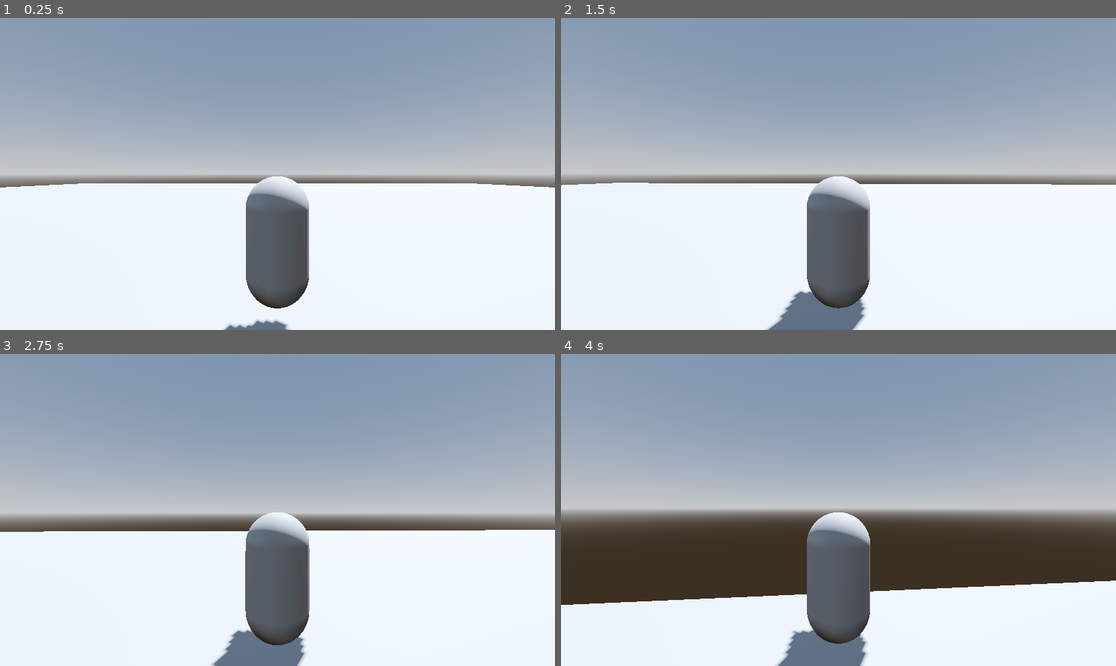
Above: before the commit, frames 1-4 (two rows, left to right).
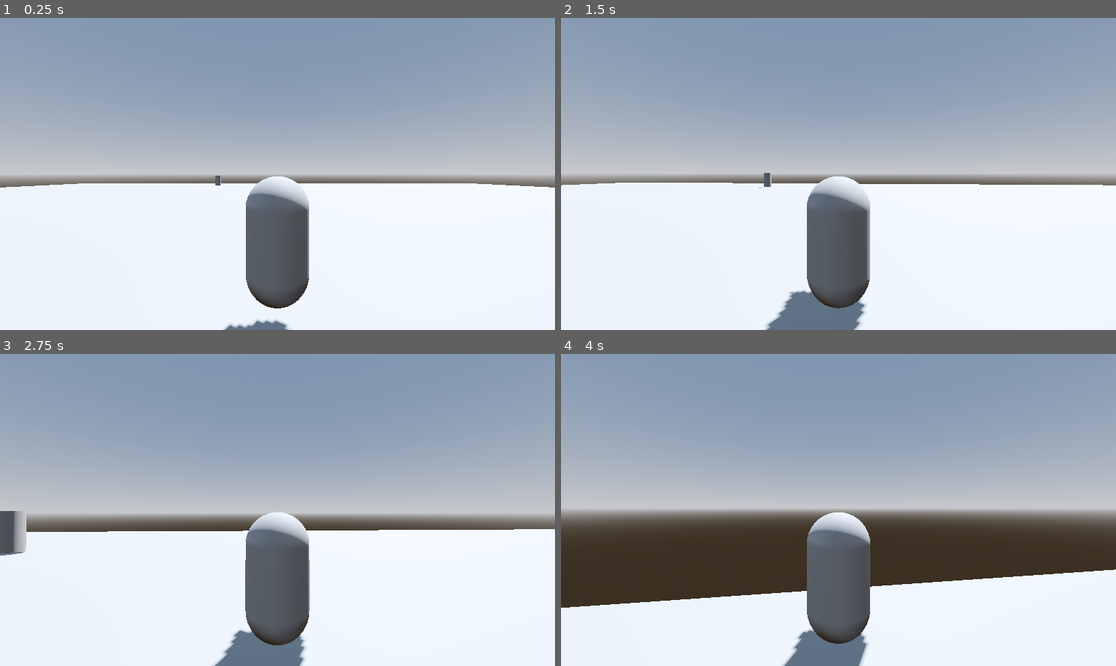
Above: after the commit, the same moments.

Repository: FailedIndustry/football-throwdown
Game: Godot game, scene res://Main.tscn
The game is run twice, just before and just after one commit, with the same random seed, the same clock (stepped at 60 frames per second) and the same inputs.
Inputs (mouse positions are in pixels of both pictures, inside the frame that each line leads up to):
- Up to frame 1 (0.25 s): no input
- Up to frame 2 (1.5 s): tap Enter (ui_accept) at 0.5, 0.77, 1.25 s; move the mouse to (866, 174) at 0.52 s; hold Up (ui_up) from 0.53 s (still down); move the mouse to (810, 174) at 1.27 s
- Up to frame 3 (2.75 s): keep holding Up (ui_up); tap Enter (ui_accept) at 1.52 s; move the mouse to (288, 503) at 2.02 s
- Up to frame 4 (4 s): keep holding Up (ui_up); move the mouse to (832, 516) at 2.77 s; tap Enter (ui_accept) at 3.02, 3.77 s; move the mouse to (877, 513) at 3.52 s

The runs differ from the first frame. In frame 1, less than 0.1% of the frame differs, in the area x 38-40%, y 50-54%; in frame 2, 0.4%; in frame 3, 0.8%; in frame 4, 1.7%, in the area x 0-100%, y 57-100%.

Commit message:
Player now rotates with mouse input

Diff:
--- a/Main.tscn
+++ b/Main.tscn
@@ -21,6 +21,8 @@
 [sub_resource type="BoxMesh" id="BoxMesh_yw131"]
 size = Vector3(100, 1, 100)
 
+[sub_resource type="CylinderMesh" id="CylinderMesh_gbrwt"]
+
 [node name="Main" type="Node3D"]
 
 [node name="DirectionalLight3D" type="DirectionalLight3D" parent="."]
@@ -41,3 +43,11 @@
 
 [node name="Player" parent="." instance=ExtResource("1_w0i2p")]
 transform = Transform3D(1, 0, 0, 0, 1, 0, 0, 0, 1, 0, 2.22634, 0)
+
+[node name="MeshInstance3D" type="MeshInstance3D" parent="."]
+transform = Transform3D(1, 0, 0, 0, 1, 0, 0, 0, 1, 9.69093, 1.57397, -2.4189)
+mesh = SubResource("CylinderMesh_gbrwt")
+
+[node name="MeshInstance3D2" type="MeshInstance3D" parent="."]
+transform = Transform3D(1, 0, 0, 0, 1, 0, 0, 0, 1, -12.0696, 1.57397, -38.1621)
+mesh = SubResource("CylinderMesh_gbrwt")
--- a/player/CameraController.gd
+++ b/player/CameraController.gd
@@ -4,13 +4,16 @@
 @onready var pitch_node = $CameraYaw/CameraPitch
 @onready var camera = $CameraYaw/CameraPitch/Camera3D
 
-var yaw : float = 0
+
+# yaw is currently handled in Player script by player rotation
+
+# var yaw : float = 0
 var pitch : float = 0
 
-var yaw_sensitivity : float = 0.07
+# var yaw_sensitivity : float = 0.07
 var pitch_sensitivity : float = 0.07
 
-var yaw_acceleration : float = 15
+# var yaw_acceleration : float = 15
 var pitch_acceleration : float = 15
 
 func _ready():
@@ -18,10 +21,10 @@
 
 func _input(event):
 	if event is InputEventMouseMotion:
-		yaw += -event.relative.x * yaw_sensitivity
+		# yaw += -event.relative.x * yaw_sensitivity
 		pitch += -event.relative.y * pitch_sensitivity
 
 
 func _physics_process(delta):
-	yaw_node.rotation_degrees.y = lerp(yaw_node.rotation_degrees.y, yaw, yaw_acceleration * delta)
+	# yaw_node.rotation_degrees.y = lerp(yaw_node.rotation_degrees.y, yaw, yaw_acceleration * delta)
 	pitch_node.rotation_degrees.x = lerp(pitch_node.rotation_degrees.x, pitch, pitch_acceleration * delta)
--- a/player/Player.gd
+++ b/player/Player.gd
@@ -1,6 +1,9 @@
 extends CharacterBody3D
 class_name Player
 
+@onready var camera_yaw = $CameraRoot/CameraYaw
+
+# game variables
 @export var speed = 14
 @export var jump_velocity = 4.5
 @export var fall_acceleration = 75
@@ -8,6 +11,11 @@
 @export var stamina: int = 100
 @export var catch_stamina: int = 1
 @export var can_catch: bool = false
+
+# y-rotation variables
+var yaw : float = 0
+var yaw_sensitivity : float = 0.002
+var yaw_acceleration : float = 15
 
 # Get the gravity from the project settings to be synced with RigidBody nodes.
 var gravity = ProjectSettings.get_setting("physics/3d/default_gravity")
@@ -21,7 +29,15 @@
 	else:
 		catch_stamina -= delta
 
+# Change yaw using same method as changing camera pitch
+func _input(event):
+	if event is InputEventMouseMotion:
+		yaw += -event.relative.x * yaw_sensitivity
+
 func _physics_process(delta):
+	# Rotate player yaw
+	rotation_degrees.y = rad_to_deg(lerp_angle(rotation.y, yaw, yaw_acceleration * delta))
+
 	# Add gravity.
 	if not is_on_floor():
 		velocity.y -= gravity * delta
Not shown: 1 places in Main.tscn that only renumber resources
Not shown, added: player/Pla8E7.tmp
Not shown, added: player/PlaF9B5.tmp
